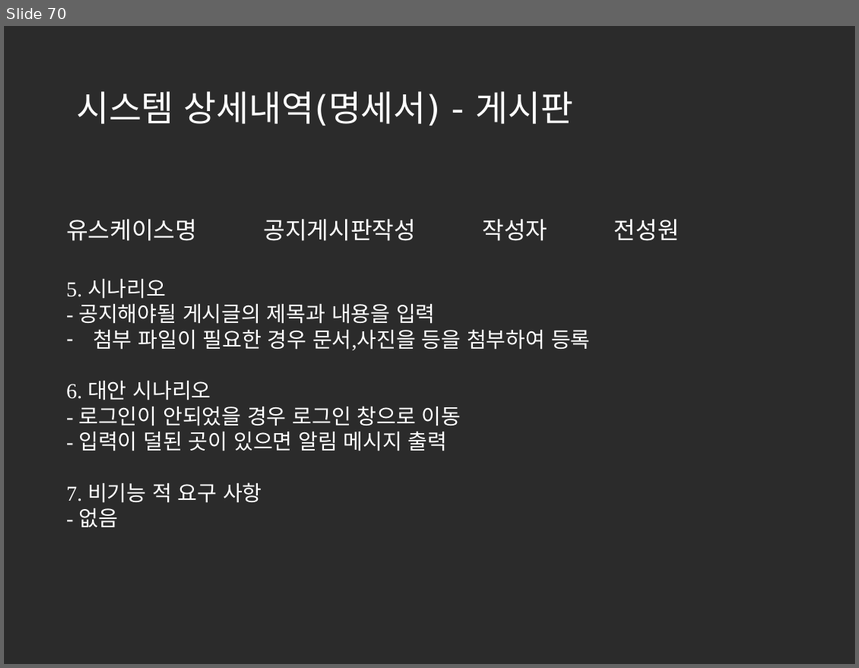
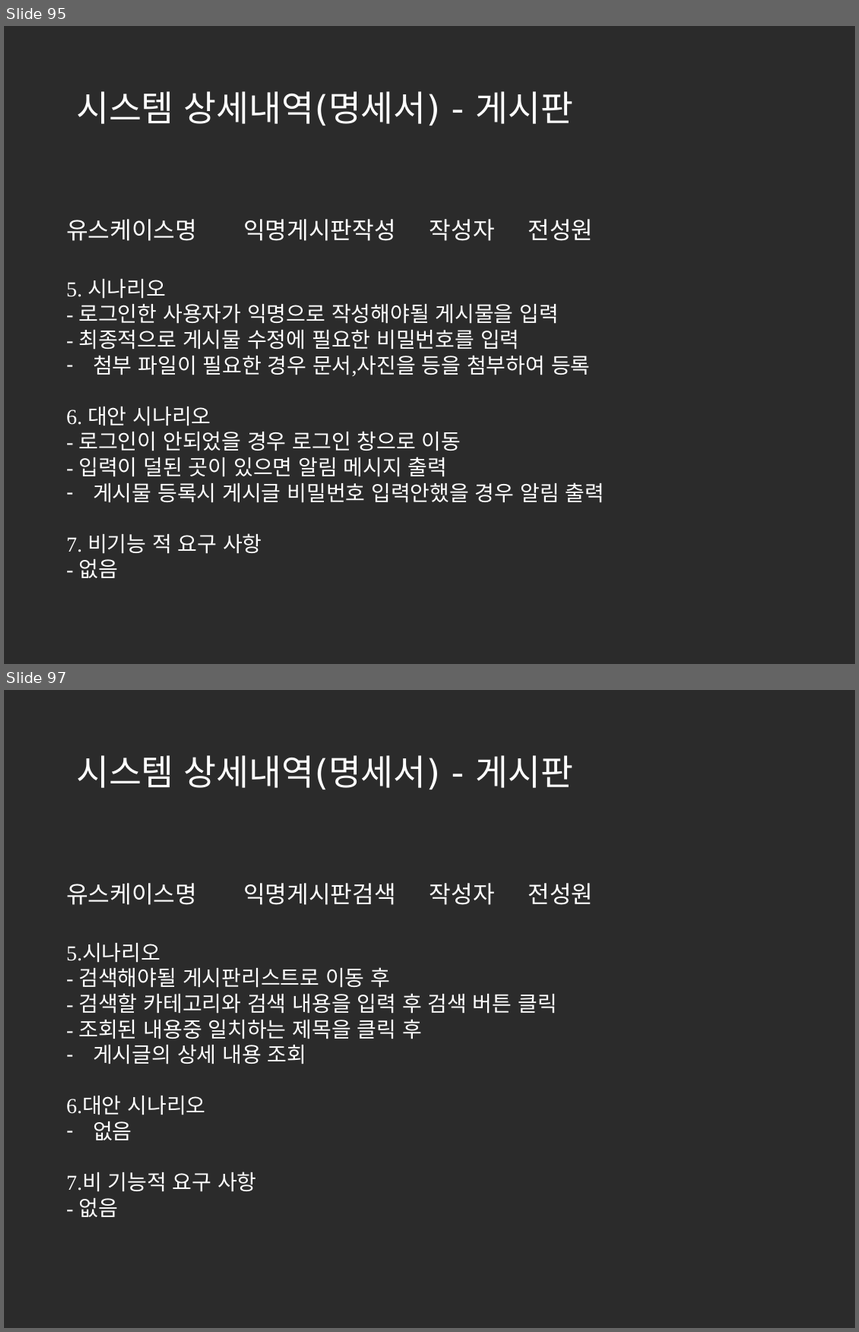
Before and after one commit to korea600/useful, a slide deck: Useful/UML/Presentation/useful_ppt_초안(수정중).pptx. Shown one above the other, each under a label of ours: slide 70 before the commit, slides 95 and 97 after it; the slides between them are not shown. The pictures are 859x668 and 859x1332 pixels, drawn with LibreOffice and Linux fonts; fonts in the diff are those of the drawing; background and template pictures are left out; a plain dark background stands for a picture behind light text. Boxes give left, top, right and bottom in pixels: in the first picture for what was removed or moved away, otherwise in the second. Text is boxed around its words. In the diff, an @@ line names an element or a change of style, - is before the commit and + after.

Commit message:
명세서 작성완료

```diff
--- a/Useful/UML/Presentation/useful_ppt_초안(수정중).pptx
+++ b/Useful/UML/Presentation/useful_ppt_초안(수정중).pptx
@@ slide 97 added at (4,690,855,1328), background picture (left out) @@
@@ title added at (76,755,574,790), 30 pt, text #FFFFFF @@
+시스템 상세내역(명세서) - 게시판
@@ text added at (66,883,593,905), 20 pt, text #FFFFFF @@
+유스케이스명 익명게시판검색 작성자 전성원
@@ text added at (66,944,557,1217), 18 pt, text #FFFFFF @@
+5.시나리오
+- 검색해야될 게시판리스트로 이동 후
+- 검색할 카테고리와 검색 내용을 입력 후 검색 버튼 클릭
+- 조회된 내용중 일치하는 제목을 클릭 후
+– 게시글의 상세 내용 조회
+6.대안 시나리오
+– 없음
+7.비 기능적 요구 사항
+- 없음
@@ what was slide 70 is now slide 95 @@
@@ slide 95 changed as well @@
@@ text at (66,219,593,241): text changed @@
-유스케이스명 공지게시판작성 작성자 전성원
+유스케이스명 익명게시판작성 작성자 전성원
@@ text at (78,304,560,350): text changed @@
-- 공지해야될 게시글의 제목과 내용을 입력
+- 로그인한 사용자가 익명으로 작성해야될 게시물을 입력
+- 최종적으로 게시물 수정에 필요한 비밀번호를 입력
@@ text at (93,483,605,503): paragraph added @@
+– 게시물 등록시 게시글 비밀번호 입력안했을 경우 알림 출력
```
Also in this commit, not shown: 9 other slides changed, 89 other slides added.
